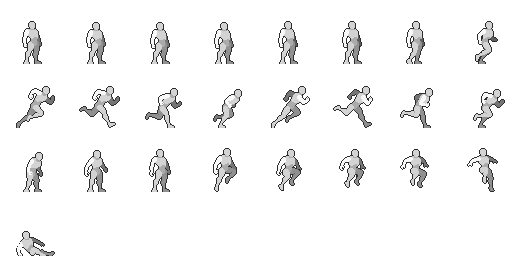
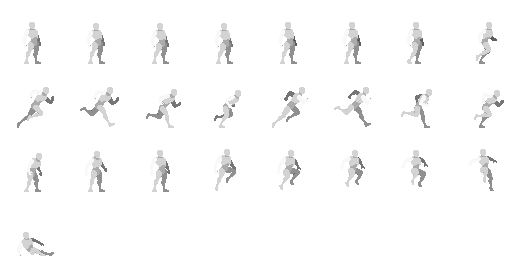
Comparing the layer stacks of the two 512 × 256 images. Changes:
hid "SpriteSheet" over [16, 21, 505, 256]
